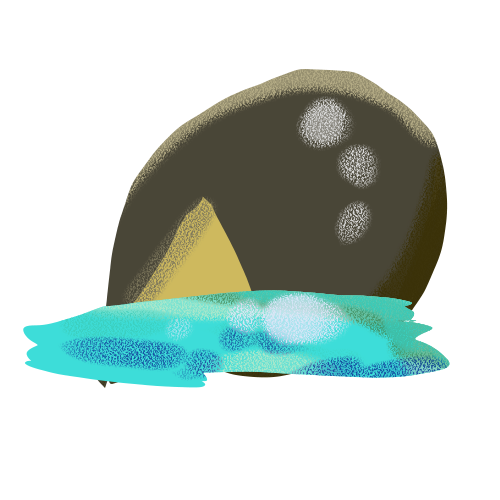
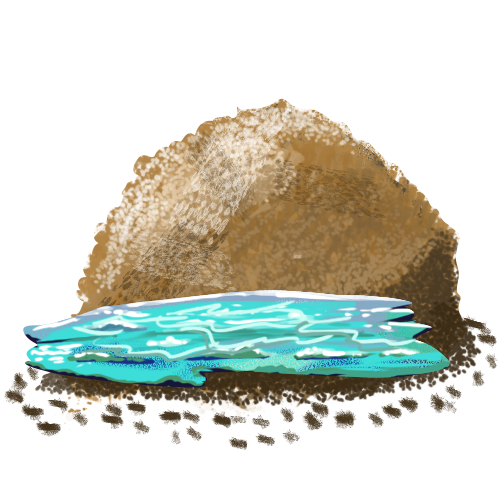
Before/after of a 500 × 500 layered artwork. What changed in the layer stack:
painted on "aguapossa" over [23, 290, 450, 388]
painted on "sementecolet" over [3, 69, 498, 451]
